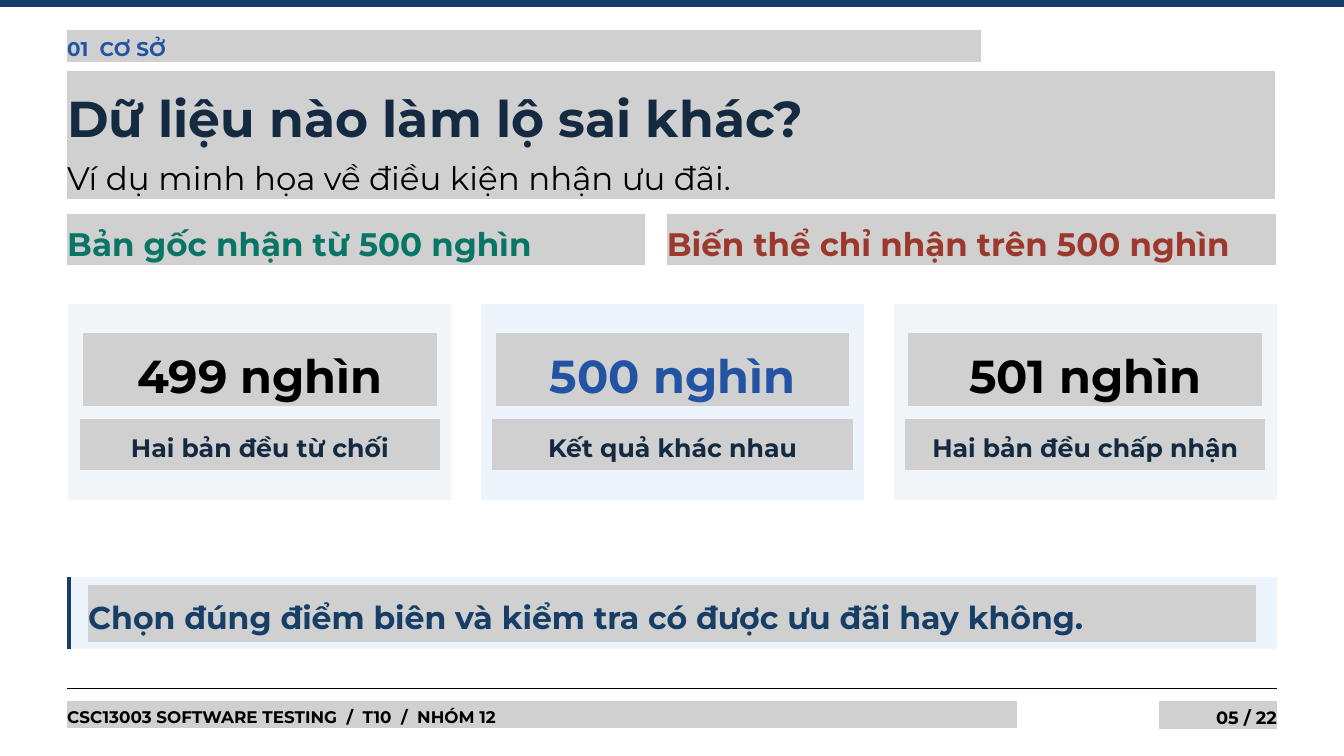
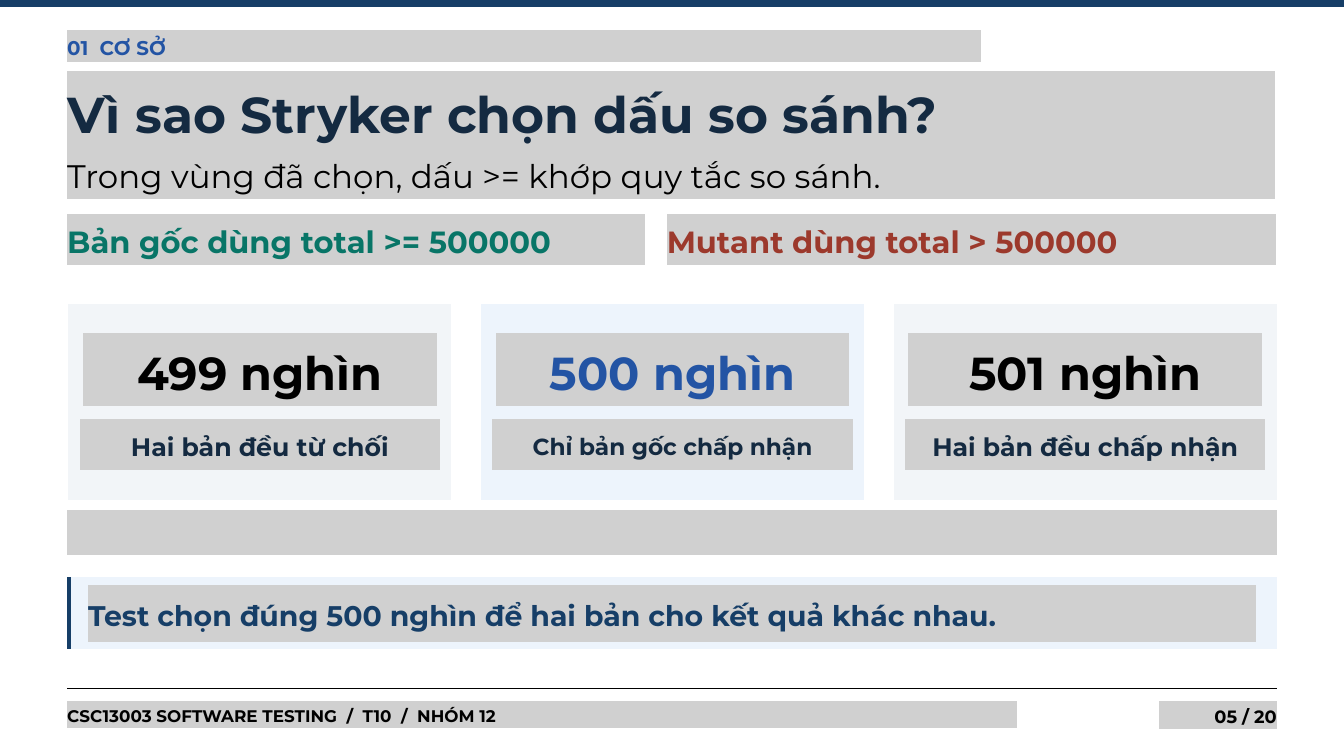
Before and after one commit to tkob-team/T10_Mutation_Testing_and_Test_Effectiveness, a slide deck: slide 5 of submission/w13/T10_Mutation_Testing_Slides.pptx. Drawn at 1344x756 pixels with LibreOffice and Linux fonts; fonts in the diff are those of the drawing; grey boxes stand for pictures. Boxes give left, top, right and bottom in pixels: in the first picture for what was removed or moved away, otherwise in the second. Text is boxed around its words. In the diff, an @@ line names an element or a change of style, - is before the commit and + after.

```diff
--- a/submission/w13/T10_Mutation_Testing_Slides.pptx
+++ b/submission/w13/T10_Mutation_Testing_Slides.pptx
@@ text at bbox=[67, 91, 938, 144]: text changed @@
-Dữ liệu nào làm lộ sai khác?
+Vì sao Stryker chọn dấu so sánh?
@@ text at bbox=[67, 161, 881, 195]: text changed @@
-Ví dụ minh họa về điều kiện nhận ưu đãi.
+Trong vùng đã chọn, dấu >= khớp quy tắc so sánh.
@@ text at bbox=[67, 227, 551, 259]: text changed; size 34.9 to 32.8 pt @@
-Bản gốc nhận từ 500 nghìn
+Bản gốc dùng total >= 500000
@@ text at bbox=[667, 230, 1117, 259]: text changed; size 34.9 to 32.8 pt @@
-Biến thể chỉ nhận trên 500 nghìn
+Mutant dùng total > 500000
@@ line spacing 1.2 to 71.3pt in 3 elements at bbox=[137, 355, 383, 400], bbox=[550, 355, 795, 400], bbox=[969, 355, 1201, 400] @@
@@ picture added at bbox=[83, 333, 437, 406] @@
@@ picture added at bbox=[496, 333, 850, 406] @@
@@ picture added at bbox=[909, 333, 1263, 406] @@
@@ text at bbox=[533, 435, 812, 460]: text changed; size 27 to 24.8 pt @@
-Kết quả khác nhau
+Chỉ bản gốc chấp nhận
@@ picture added at bbox=[67, 509, 1277, 555] @@
@@ text at bbox=[88, 602, 996, 632]: text changed; size 33.8 to 30.4 pt @@
-Chọn đúng điểm biên và kiểm tra có được ưu đãi hay không.
+Test chọn đúng 500 nghìn để hai bản cho kết quả khác nhau.
@@ text at bbox=[1214, 710, 1277, 724]: text changed @@
-05 / 22
+05 / 20
```
Also in this commit, not shown: 14 other slides changed, 5 slides added, 7 slides removed, 5 other files.
